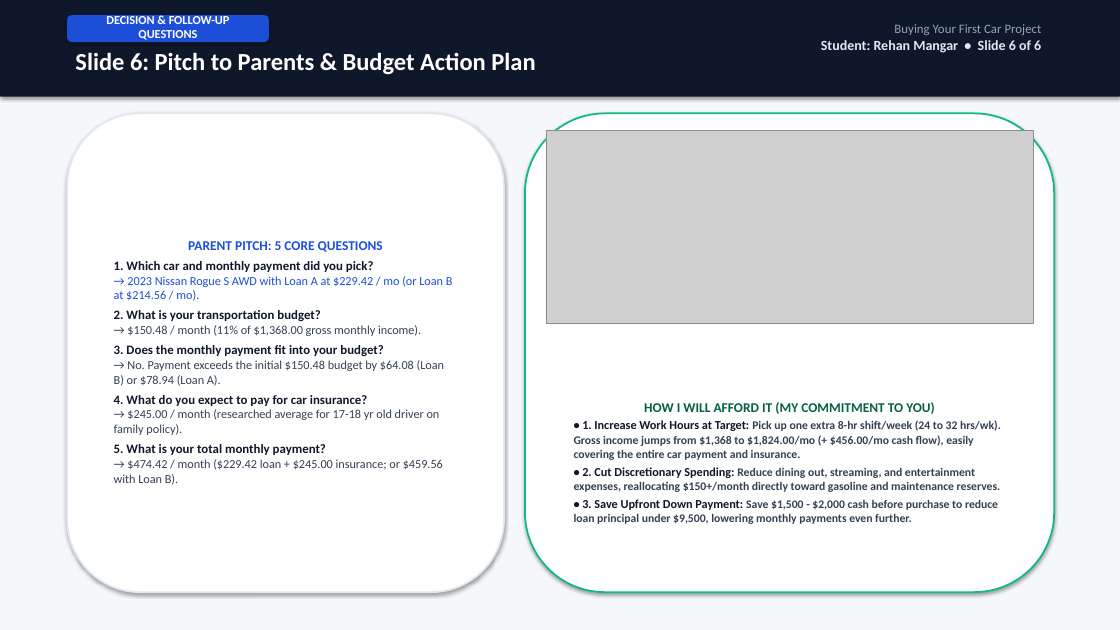
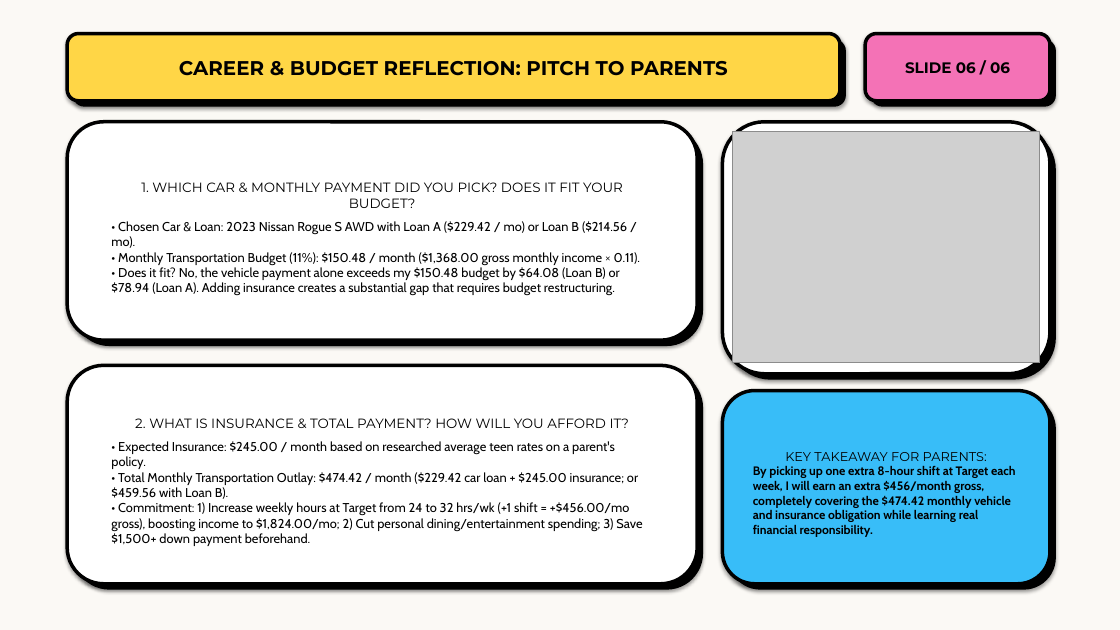
Before and after one commit to StwFate/Physics_Site, a slide deck: slide 6 of Car_Buying_Project/Buying_Your_First_Car_Presentation.pptx. Drawn at 1120x630 pixels with LibreOffice and Linux fonts; fonts in the diff are those of the drawing; grey boxes stand for pictures. Boxes give left, top, right and bottom in pixels: in the first picture for what was removed or moved away, otherwise in the second. Text is boxed around its words. In the diff, an @@ line names an element or a change of style, - is before the commit and + after.

Commit message:
style: redesign presentation deck with neo-brutalism pop art aesthetic

```diff
--- a/Car_Buying_Project/Buying_Your_First_Car_Presentation.pptx
+++ b/Car_Buying_Project/Buying_Your_First_Car_Presentation.pptx
@@ rectangle at box(0, 0, 1120, 630): fill #F5F7FA to #FBF9F5 @@
@@ rectangle removed at box(0, 0, 1120, 97) @@
@@ rounded rectangle removed at box(67, 15, 269, 42) @@
-DECISION & FOLLOW-UP QUESTIONS
@@ text removed at box(821, 24, 1042, 53) @@
-Buying Your First Car Project
-Student: Rehan Mangar • Slide 6 of 6
@@ rounded rectangle added at box(67, 34, 840, 101), fill #FFD646, outline #000000 3 pt, 17 pt, text #000000, bold @@
+CAREER & BUDGET REFLECTION: PITCH TO PARENTS
@@ rounded rectangle added at box(73, 39, 846, 107), fill #000000 @@
@@ text removed at box(75, 52, 535, 74) @@
-Slide 6: Pitch to Parents & Budget Action Plan
@@ rounded rectangle added at box(865, 34, 1050, 101), fill #F472B6, outline #000000 3 pt, 13 pt, text #000000, bold @@
+SLIDE 06 / 06
@@ rounded rectangle added at box(871, 39, 1056, 107), fill #000000 @@
@@ rounded rectangle removed at box(525, 113, 1054, 592) @@
-HOW I WILL AFFORD IT (MY COMMITMENT TO YOU)
-• 1. Increase Work Hours at Target: Pick up one extra 8-hr shift/week (24 to 32 hrs/wk). Gross income jumps from $1,368 to $1,824.00/mo (+ $456.00/mo cash flow), easily covering the entire car payment and insurance.
-• 2. Cut Discretionary Spending: Reduce dining out, streaming, and entertainment expenses, reallocating $150+/month directly toward gasoline and maintenance reserves.
-• 3. Save Upfront Down Payment: Save $1,500 - $2,000 cash before purchase to reduce loan principal under $9,500, lowering monthly payments even further.
@@ rounded rectangle "1. WHICH CAR & MONTHLY ...": place and size @@
-rounded rectangle "1. WHICH CAR & MONTHLY ..." at box(67, 113, 504, 592)
+rounded rectangle "1. WHICH CAR & MONTHLY ..." at box(67, 122, 697, 340)
@@ rounded rectangle "1. WHICH CAR & MONTHLY ..." at box(67, 122, 697, 340): outline #E2E8F0 1.5 pt to #000000 3 pt @@
@@ rounded rectangle added at box(73, 128, 703, 346), fill #000000 @@
@@ rounded rectangle added at box(723, 122, 1050, 374), fill #FFFFFF, outline #000000 3 pt @@
@@ rounded rectangle added at box(728, 128, 1056, 380), fill #000000 @@
@@ picture: place and size @@
-picture at box(546, 130, 1033, 323)
+picture at box(733, 132, 1040, 363)
@@ text in rounded rectangle at box(111, 182, 640, 296): text changed; size 10.5 to 11 pt; font Calibri to Cabin; text colour #334155 to #000000 @@
-PARENT PITCH: 5 CORE QUESTIONS
-1. Which car and monthly payment did you pick?
-→ 2023 Nissan Rogue S AWD with Loan A at $229.42 / mo (or Loan B at $214.56 / mo).
-2. What is your transportation budget?
-→ $150.48 / month (11% of $1,368.00 gross monthly income).
-3. Does the monthly payment fit into your budget?
-→ No. Payment exceeds the initial $150.48 budget by $64.08 (Loan B) or $78.94 (Loan A).
-4. What do you expect to pay for car insurance?
-→ $245.00 / month (researched average for 17-18 yr old driver on family policy).
-5. What is your total monthly payment?
-→ $474.42 / month ($229.42 loan + $245.00 insurance; or $459.56 with Loan B).
+1. WHICH CAR & MONTHLY PAYMENT DID YOU PICK? DOES IT FIT YOUR BUDGET?
+• Chosen Car & Loan: 2023 Nissan Rogue S AWD with Loan A ($229.42 / mo) or Loan B ($214.56 / mo).
+• Monthly Transportation Budget (11%): $150.48 / month ($1,368.00 gross monthly income × 0.11).
+• Does it fit? No, the vehicle payment alone exceeds my $150.48 budget by $64.08 (Loan B) or $78.94 (Loan A). Adding insurance creates a substantial gap that requires budget restructuring.
@@ rounded rectangle added at box(67, 365, 697, 584), fill #FFFFFF, outline #000000 3 pt, 11 pt, text #000000 @@
+2. WHAT IS INSURANCE & TOTAL PAYMENT? HOW WILL YOU AFFORD IT?
+• Expected Insurance: $245.00 / month based on researched average teen rates on a parent's policy.
+• Total Monthly Transportation Outlay: $474.42 / month ($229.42 car loan + $245.00 insurance; or $459.56 with Loan B).
+• Commitment: 1) Increase weekly hours at Target from 24 to 32 hrs/wk (+1 shift = +$456.00/mo gross), boosting income to $1,824.00/mo; 2) Cut personal dining/entertainment spending; 3) Save $1,500+ down payment beforehand.
@@ rounded rectangle added at box(73, 371, 703, 590), fill #000000 @@
@@ rounded rectangle added at box(723, 391, 1050, 584), fill #38BDF8, outline #000000 3 pt, 10.5 pt, text #000000, bold @@
+KEY TAKEAWAY FOR PARENTS:
+By picking up one extra 8-hour shift at Target each week, I will earn an extra $456/month gross, completely covering the $474.42 monthly vehicle and insurance obligation while learning real financial responsibility.
@@ rounded rectangle added at box(728, 397, 1056, 590), fill #000000 @@
```
Also in this commit, not shown: 5 other slides changed, 1 other file.
